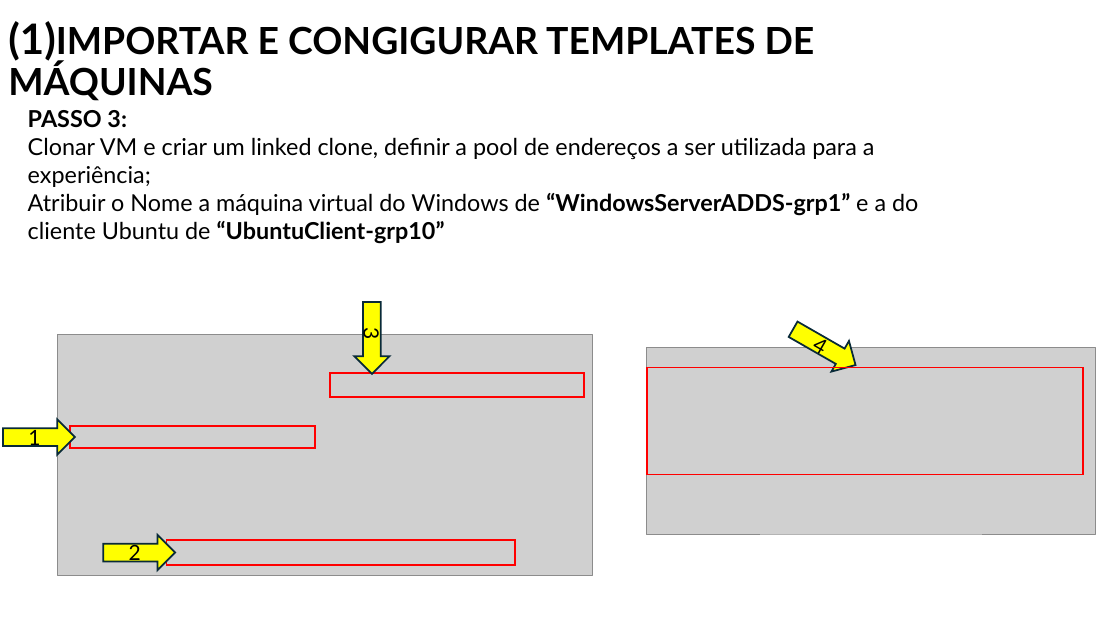
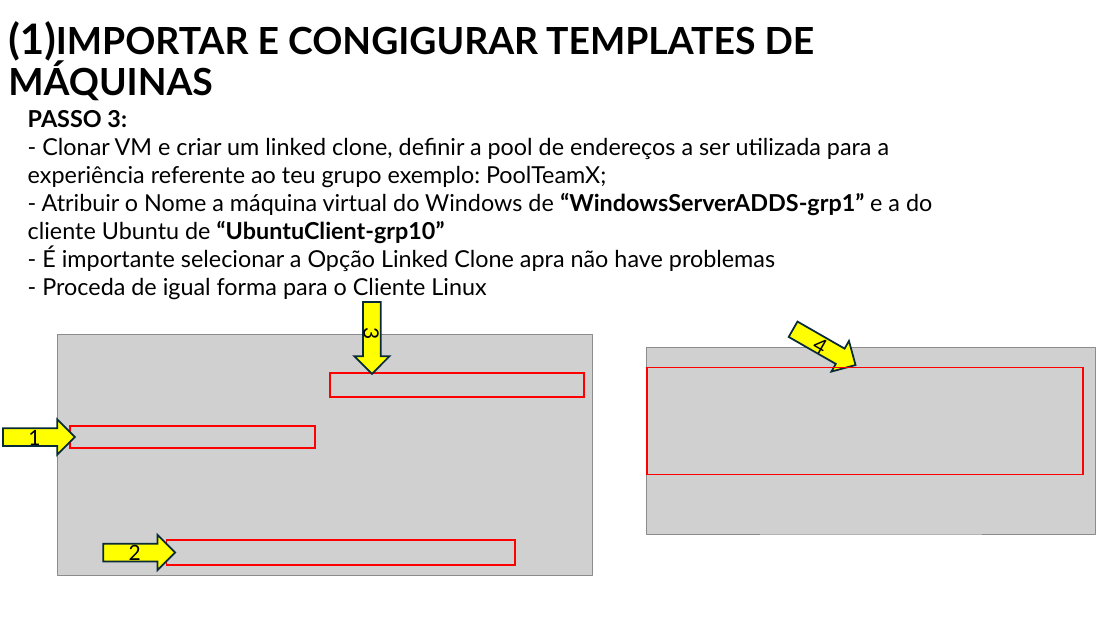
Before and after one commit to orlandonss/TrabalhoSR2, a slide deck: slide 3 of Relatorio_Tutoriais_Workshop/WORKSHOP WINDOWS AD DS & LINUX SERVICES.pptx. Drawn at 1120x630 pixels with LibreOffice and Linux fonts; fonts in the diff are those of the drawing; grey boxes stand for pictures. Boxes give left, top, right and bottom in pixels: in the first picture for what was removed or moved away, otherwise in the second. Text is boxed around its words. In the diff, an @@ line names an element or a change of style, - is before the commit and + after.

```diff
--- a/Relatorio_Tutoriais_Workshop/WORKSHOP WINDOWS AD DS & LINUX SERVICES.pptx
+++ b/Relatorio_Tutoriais_Workshop/WORKSHOP WINDOWS AD DS & LINUX SERVICES.pptx
@@ text at [28, 110, 932, 300]: text changed @@
-PASSO 3:
-Clonar VM e criar um linked clone, definir a pool de endereços a ser utilizada para a experiência;
-Atribuir o Nome a máquina virtual do Windows de “WindowsServerADDS-grp1” e a do cliente Ubuntu de “UbuntuClient-grp10”
+PASSO 3:
+- Clonar VM e criar um linked clone, definir a pool de endereços a ser utilizada para a experiência referente ao teu grupo exemplo: PoolTeamX;
+- Atribuir o Nome a máquina virtual do Windows de “WindowsServerADDS-grp1” e a do cliente Ubuntu de “UbuntuClient-grp10”
+- É importante selecionar a Opção Linked Clone apra não have problemas
+- Proceda de igual forma para o Cliente Linux
```
Also in this commit, not shown: 4 other slides changed, 1 slide added, 1 slide removed, 2 other files.
